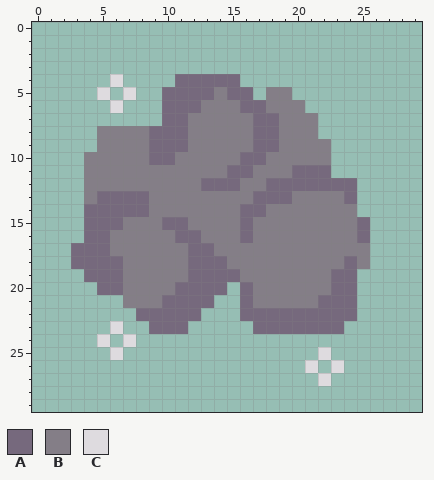
One commit to this pixel-art sprite: evergrove/dwarf/dust/dust1.png. Above is the file before it was changed.
The file is 30x30 pixels.
Palette (. is transparent): A #76697d  B #847e87  C #dedbdf
Pixels before, first column x 3:
 4 ...C....AAAAA..........
 5 ..C.C..AAAABAA.BB......
 6 ...C...AAABBBAABBB.....
 7 .......AABBBBBAABBB....
 8 ..BBBBAAABBBBBAABBB....
 9 ..BBBBAAABBBBBAABBBB...
10 .BBBBBAABBBBBAABBBBB...
11 .BBBBBBBBBBBAABBBAAA...
12 .BBBBBBBBBAAABBAAAAAAA.
13 .BAAAABBBBBBBBAAABBBBA.
14 .AAAAABBBBBBBAABBBBBBB.
15 .AAABBBAABBBBABBBBBBBBA
16 .AABBBBBAABBBABBBBBBBBA
17 AAABBBBBBAABBBBBBBBBBBB
18 AAAABBBBBAAABBBBBBBBBAB
19 .AAABBBBBAAAABBBBBBBAA.
20 ..AABBBBAAAA.ABBBBBBAA.
21 ....BBBAAAA..ABBBBBAAA.
22 .....AAAAA...AAAAAAAAA.
23 ...C..AAA.....AAAAAAA..
24 ..C.C..................
25 ...C...............C...
26 ..................C.C..
27 ...................C...
Now the later version:
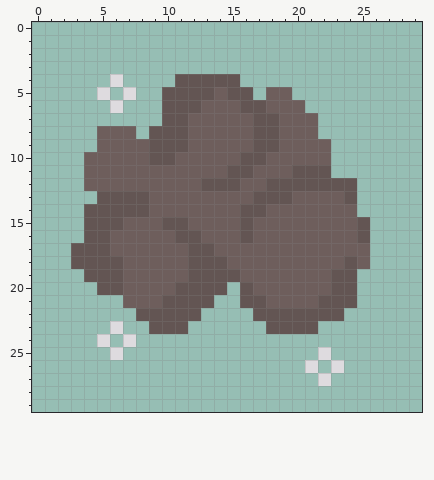
The author wrote: Add geode and dust for spawn
From old to new:
colour A: #76697d -> #635553
colour B: #847e87 -> #6e5e5c
Changed rows in their new state; - is a pixel that keeps its letter.
first column x 8:
 8 .
first column x 4:
13 .
first column x 16:
21 -A-------
22 .-------.
23 -.----..-
Pixel boxes of the changes (left, top, right, bottom) in both pictures:
changed: (71, 74, 370, 334)
